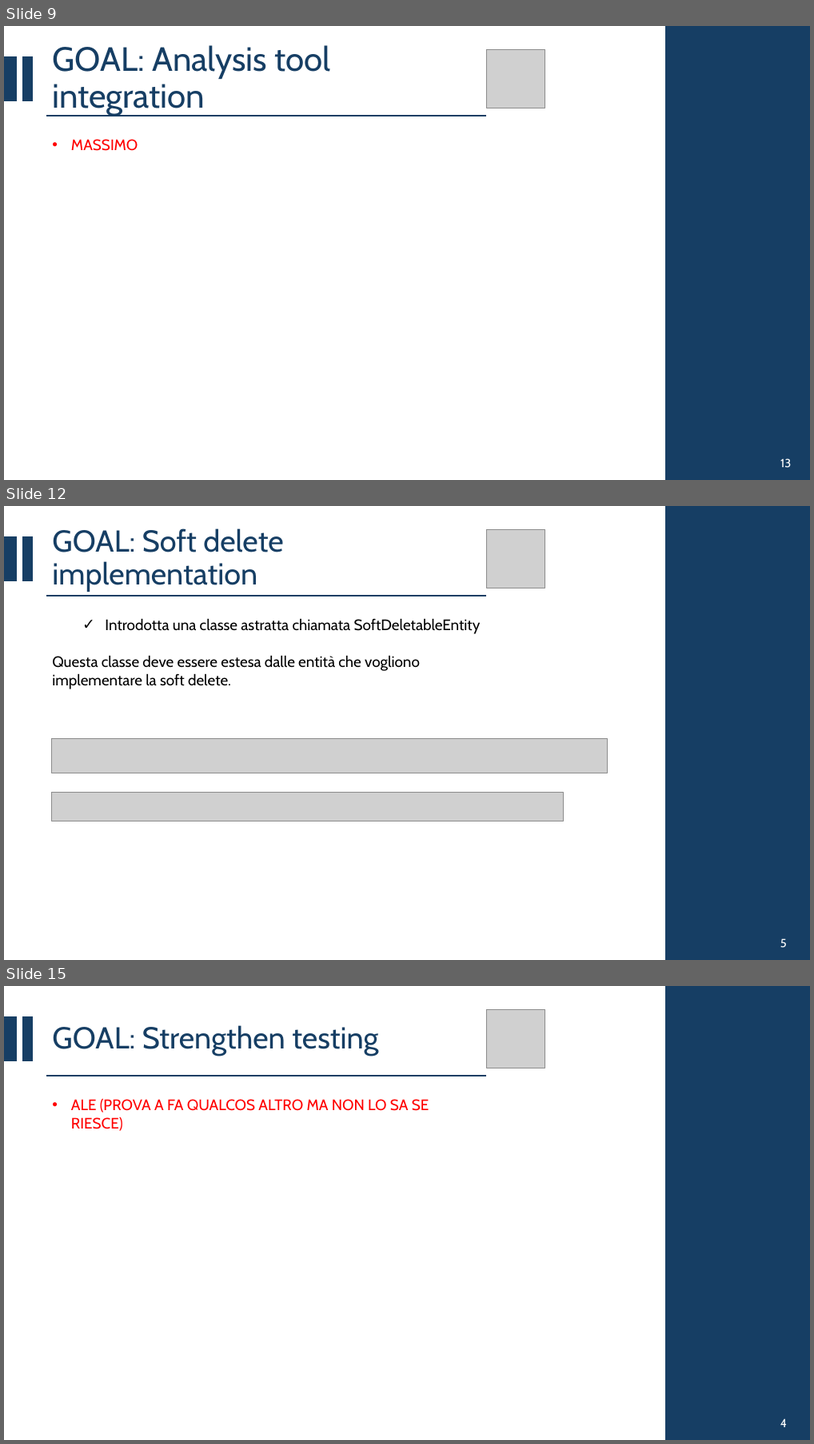
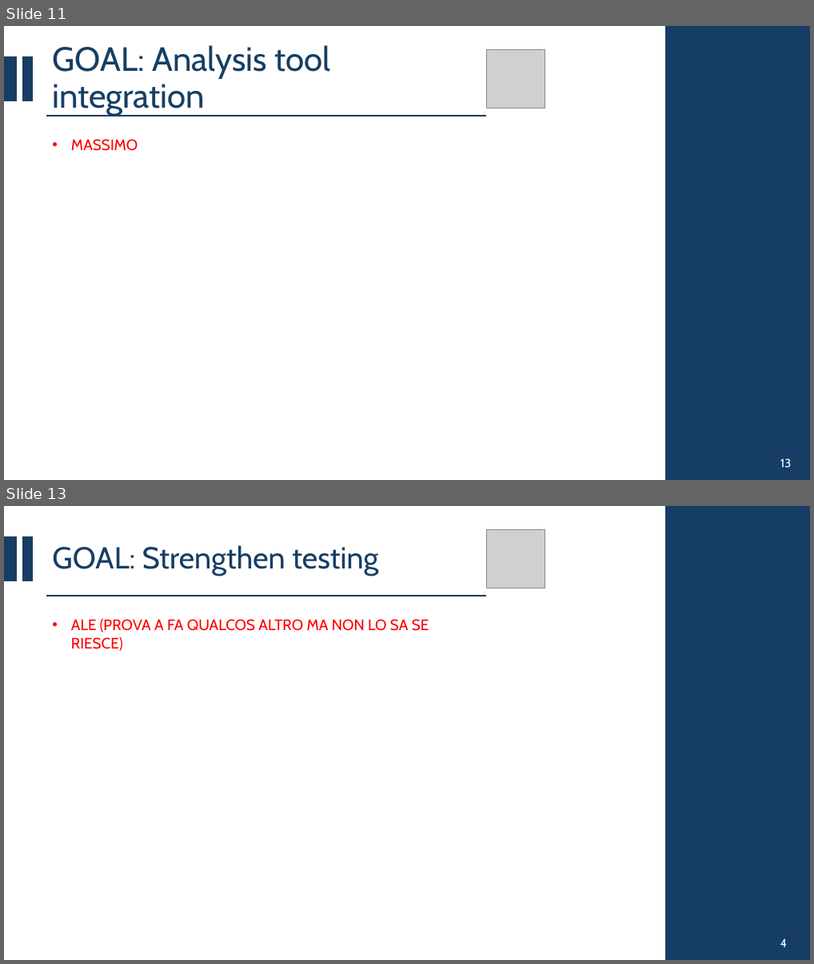
Before and after one commit to CSW-Teams/MS3-docs, a slide deck: ShiftsHappen/Sprint 3/CSW Sprint 3.pptx. Shown one above the other, each under a label of ours: slides 9, 12 and 15 before the commit, slides 11 and 13 after it; the slides between them are not shown. The pictures are 814x1444 and 814x964 pixels, drawn with LibreOffice and Linux fonts; fonts in the diff are those of the drawing; grey boxes stand for pictures. Boxes give left, top, right and bottom in pixels: in the first picture for what was removed or moved away, otherwise in the second. Text is boxed around its words. In the diff, an @@ line names an element or a change of style, - is before the commit and + after.

```diff
--- a/ShiftsHappen/Sprint 3/CSW Sprint 3.pptx
+++ b/ShiftsHappen/Sprint 3/CSW Sprint 3.pptx
@@ slide 12 removed at (4,506,810,960), background #FFFFFF @@
@@ title removed at (52,528,283,592) @@
-GOAL: Soft delete implementation
@@ picture removed at (486,529,546,588) @@
@@ rectangle removed at (666,506,810,960) @@
@@ rectangle removed at (4,537,17,580) @@
@@ rectangle removed at (23,537,33,580) @@
@@ line removed from (46, 596) to (486, 596) @@
@@ text removed at (52,618,481,689) @@
-  ✓ Introdotta una classe astratta chiamata SoftDeletableEntity
-Questa classe deve essere estesa dalle entità che vogliono implementare la soft delete.
@@ picture removed at (52,738,608,772) @@
@@ picture removed at (52,792,563,820) @@
@@ text removed at (781,938,787,947) @@
-5
@@ what was slide 9 is now slide 11 @@
@@ what was slide 15 is now slide 13 @@
```
Also in this commit, not shown: 3 slides changed, 2 slides added, 3 other slides removed.
